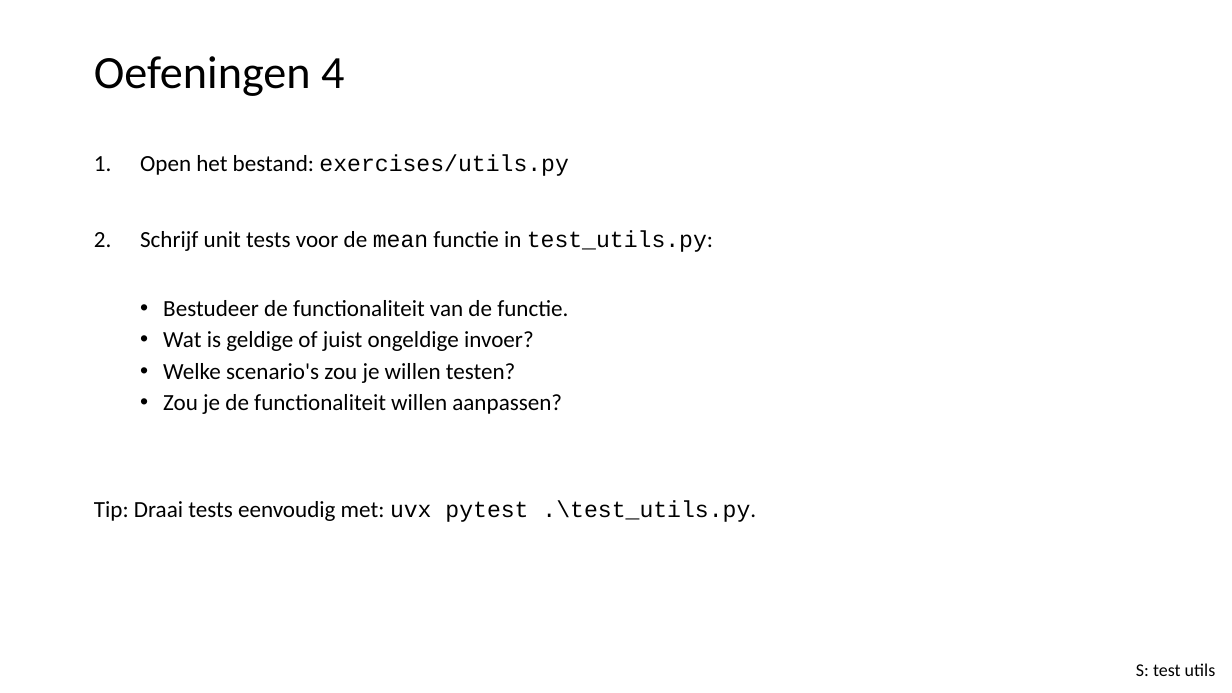
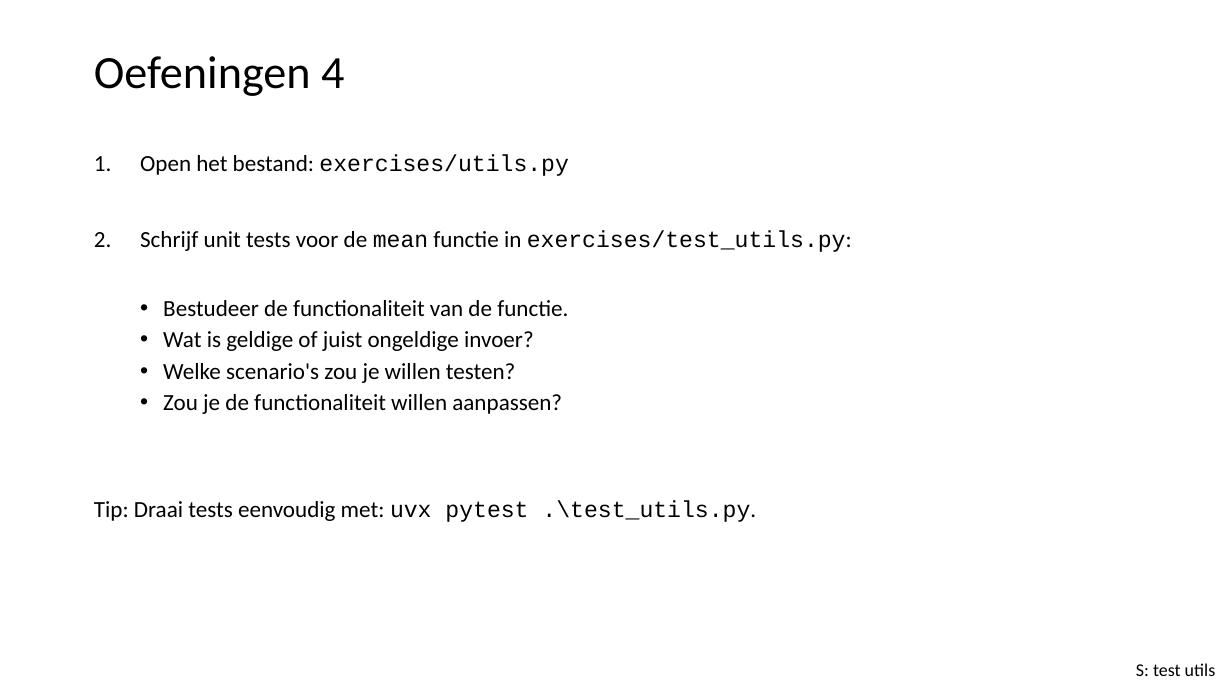
Before and after one commit to LFKoning/python-cursus, a slide deck: slide 52 of 3_production_code/3_production_code.pptx (slide 53 before the commit). Drawn at 1232x693 pixels with LibreOffice and Linux fonts; fonts in the diff are those of the drawing. Boxes give left, top, right and bottom in pixels: in the first picture for what was removed or moved away, otherwise in the second. Text is boxed around its words. In the diff, an @@ line names an element or a change of style, - is before the commit and + after.

```diff
--- a/3_production_code/3_production_code.pptx
+++ b/3_production_code/3_production_code.pptx
@@ text at <box>140,230,852,252</box>: text changed @@
-2. Schrijf unit tests voor de mean functie in test_utils.py:
+2. Schrijf unit tests voor de mean functie in exercises/test_utils.py:
```
Also in this commit, not shown: 3 other slides changed, 1 slide removed, 3 other files.
